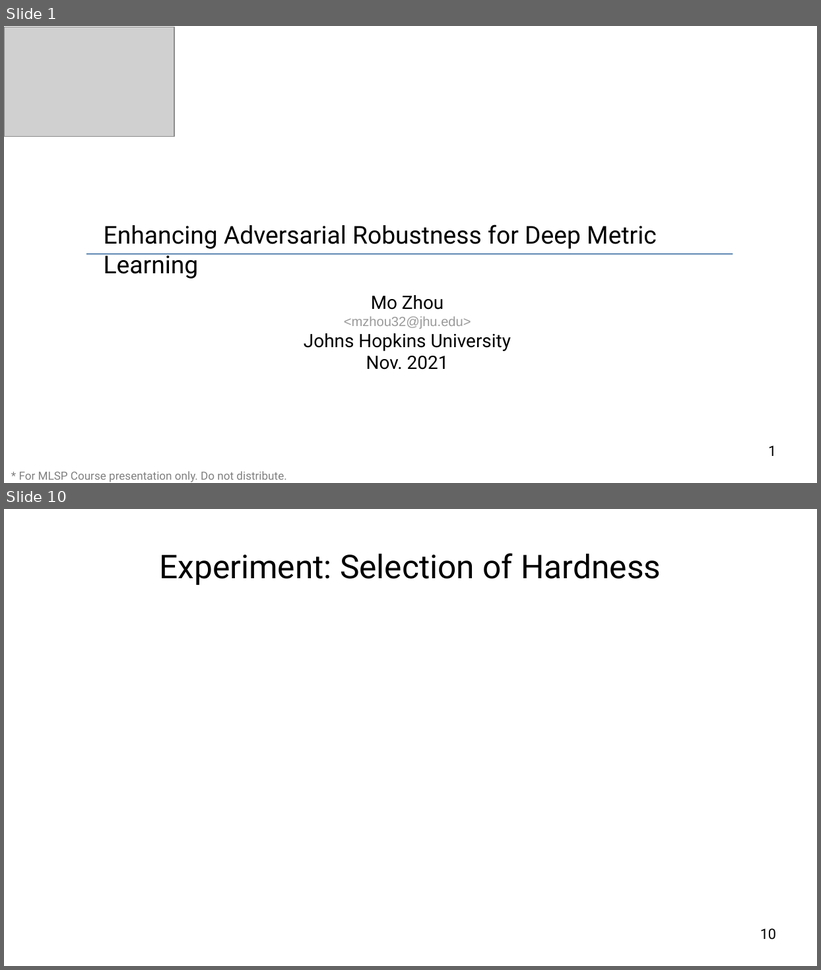
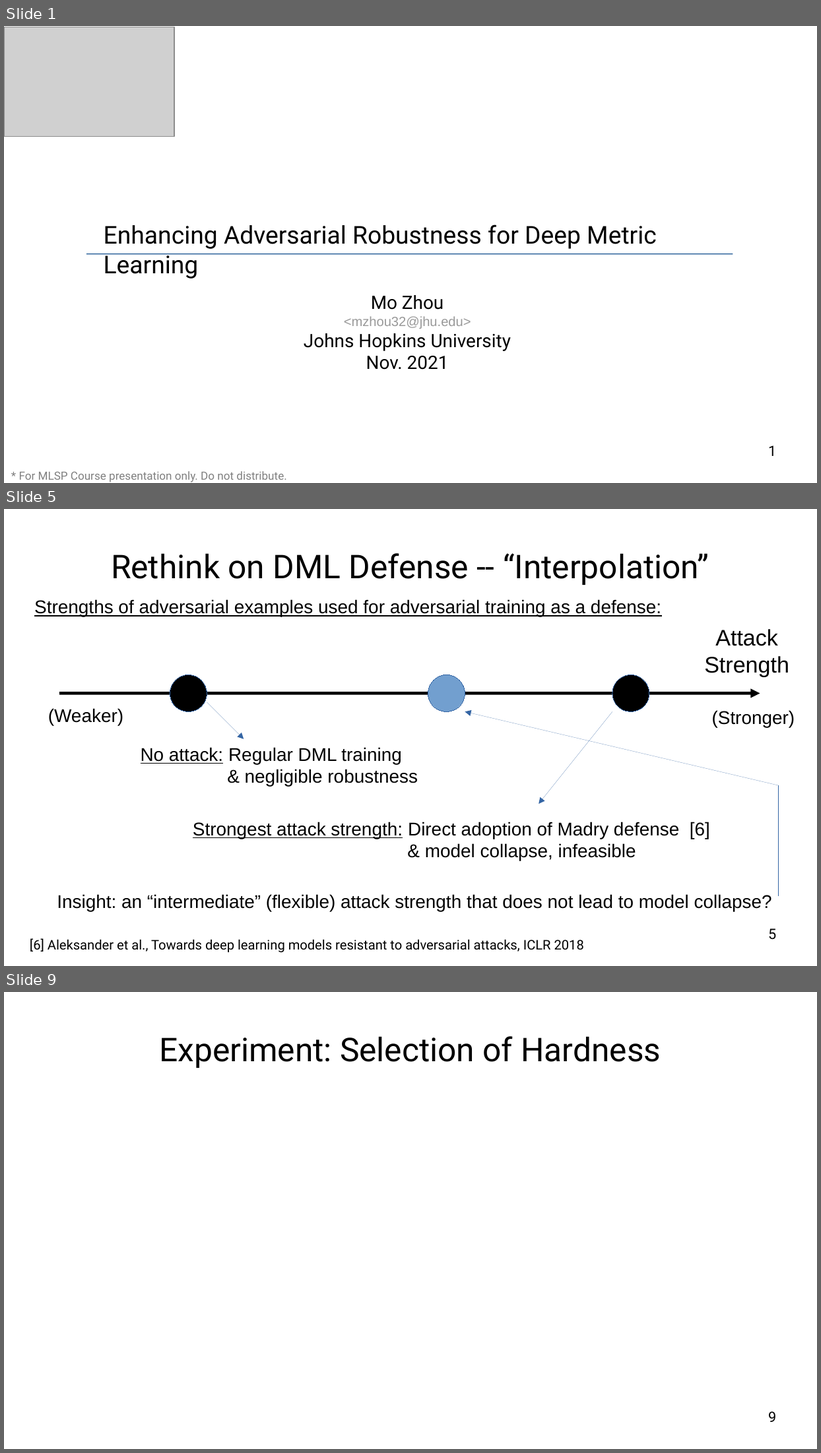
Before and after one commit to cdluminate/robdml, a slide deck: slides/slides.odp. Shown one above the other, each under a label of ours: slides 1 and 10 before the commit, slides 1, 5 and 9 after it; the slides between them are not shown. The pictures are 821x970 and 821x1453 pixels, drawn with LibreOffice and Linux fonts; fonts in the diff are those of the drawing; grey boxes stand for pictures. Boxes give left, top, right and bottom in pixels: in the first picture for what was removed or moved away, otherwise in the second. Text is boxed around its words. In the diff, an @@ line names an element or a change of style, - is before the commit and + after.

Commit message:
odp

```diff
--- a/slides/slides.odp
+++ b/slides/slides.odp
@@ slide 5 added at <box>4,509,817,966</box>, background #FFFFFF @@
@@ title added at <box>111,553,709,585</box>, 32 pt, text #000000 @@
+Rethink on DML Defense -- “Interpolation”
@@ text added at <box>34,599,661,617</box>, 18 pt, text #000000, underline @@
+Strengths of adversarial examples used for adversarial training as a defense:
@@ text added at <box>704,629,789,677</box>, 22 pt, text #000000 @@
+Attack
+Strength
@@ ellipse added at <box>170,675,207,712</box>, fill #000000, outline #3465A4 0 pt @@
@@ ellipse added at <box>428,675,465,712</box>, fill #729FCF, outline #3465A4 0 pt @@
@@ ellipse added at <box>613,675,649,712</box>, fill #000000, outline #3465A4 0 pt @@
@@ arrow added from (59, 693) to (760, 693), #000000 3 pt @@
@@ arrow added from (207, 702) to (244, 739), #3465A4 0 pt @@
@@ text added at <box>48,708,123,725</box>, 18 pt, text #000000 @@
+(Weaker)
@@ arrow added from (779, 786) to (465, 712), #3465A4 0 pt @@
@@ arrow added from (613, 712) to (539, 804), #3465A4 0 pt @@
@@ text added at <box>712,710,795,727</box>, 18 pt, text #000000 @@
+(Stronger)
@@ text added at <box>141,747,418,786</box>, 18 pt, text #000000 @@
+No attack: Regular DML training
+& negligible robustness
@@ line added from (779, 896) to (779, 786), #3465A4 0 pt @@
@@ text added at <box>193,822,710,861</box>, 18 pt, text #000000 @@
+Strongest attack strength: Direct adoption of Madry defense [6]
+& model collapse, infeasible
@@ text added at <box>57,894,772,912</box>, 18 pt, text #000000 @@
+Insight: an “intermediate” (flexible) attack strength that does not lead to model collapse?
@@ text added at <box>30,939,584,953</box>, 13 pt, text #000000 @@
+[6] Aleksander et al., Towards deep learning models resistant to adversarial attacks, ICLR 2018
@@ page number added at <box>768,929,776,940</box>, 14 pt, text #000000 @@
+5
@@ what was slide 10 is now slide 9 @@
@@ page number at <box>768,1412,776,1422</box>: text changed @@
-10
+9
```
Also in this commit, not shown: 6 other slides added, 8 slides removed.
